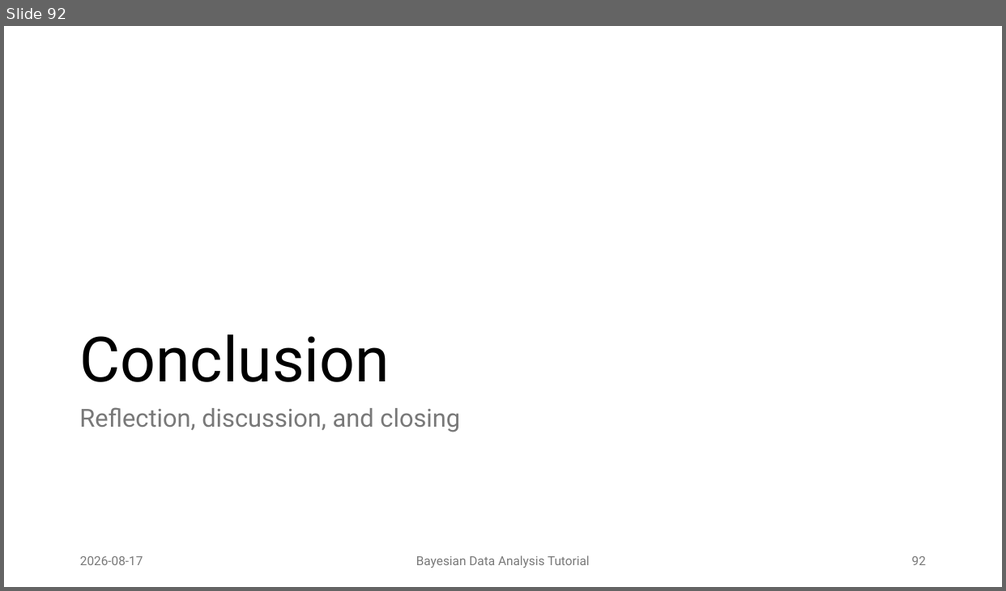
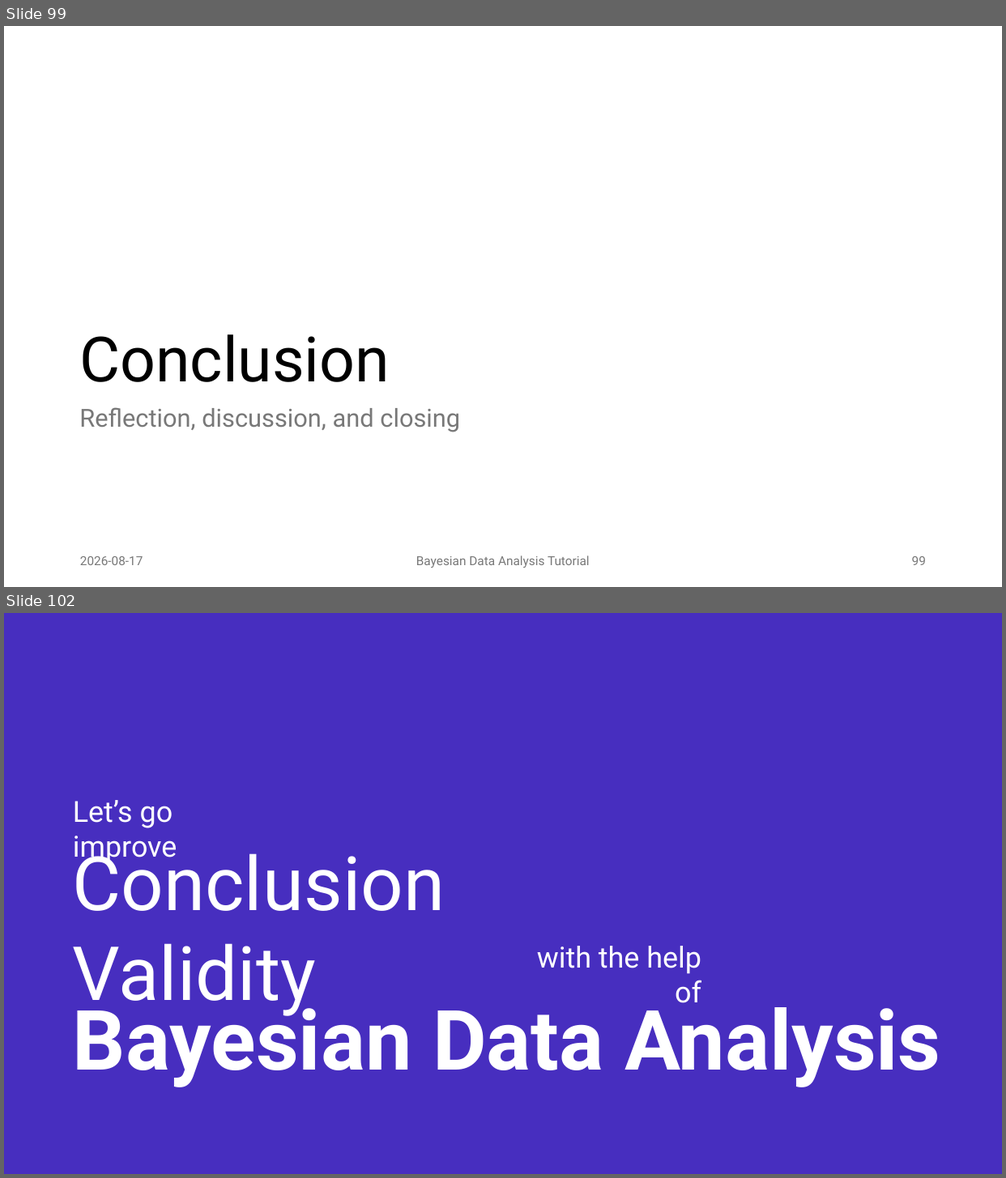
Before and after one commit to JulianFrattini/bda-intro, a slide deck: slides/presentations/2026-08-17-tutorial-reconf.pptx. Shown one above the other, each under a label of ours: slide 92 before the commit, slides 99 and 102 after it; the slides between them are not shown. The pictures are 1006x591 and 1006x1178 pixels, drawn with LibreOffice and Linux fonts; fonts in the diff are those of the drawing; background and template pictures are left out. Boxes give left, top, right and bottom in pixels: in the first picture for what was removed or moved away, otherwise in the second. Text is boxed around its words. In the diff, an @@ line names an element or a change of style, - is before the commit and + after.

```diff
--- a/slides/presentations/2026-08-17-tutorial-reconf.pptx
+++ b/slides/presentations/2026-08-17-tutorial-reconf.pptx
@@ slide 102 added at box(4, 613, 1002, 1174), background #472EBF @@
@@ text added at box(73, 800, 177, 864), 28 pt, text #FFFFFF @@
+Let’s go improve
@@ text added at box(73, 842, 445, 1018), 72 pt, text #FFFFFF @@
+Conclusion Validity
@@ text added at box(537, 946, 701, 1003), 28 pt, text #FFFFFF @@
+with the help of
@@ text added at box(73, 994, 941, 1088), 80 pt, text #FFFFFF, bold @@
+Bayesian Data Analysis
@@ what was slide 92 is now slide 99 @@
@@ page number at box(912, 557, 926, 565): text changed @@
-92
+99
```
Also in this commit, not shown: 14 slides changed, 8 other slides added.
